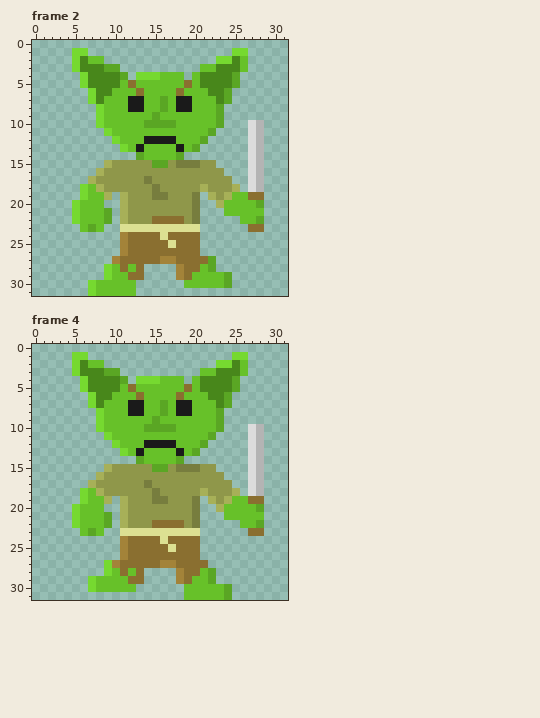
Edited in one commit: pixel-art file (Roguelike TBS/Assets/Sprites/Aseprite Files/GoblinWalk.ase). That is the earlier state.
32x32 pixels, 5 frames. Colours within 5 levels of each other are drawn and written as one. Shown: frame 2, frame 4. The commit also changed other frames, which this record leaves out.
And afterwards:
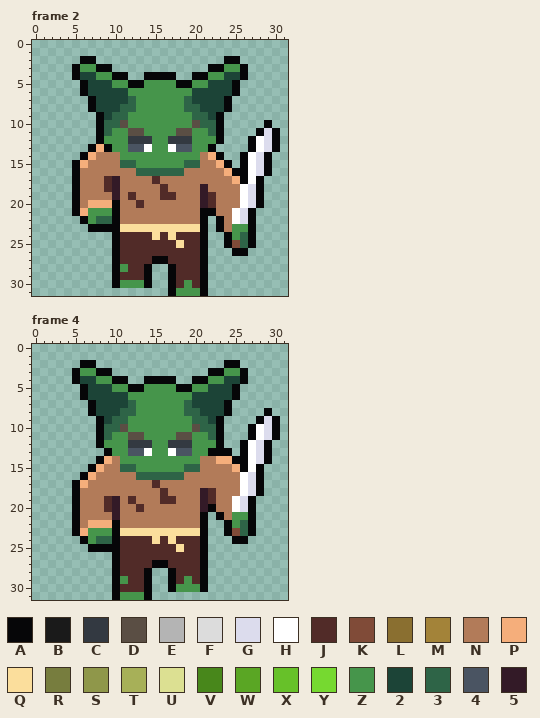
Palette (. is transparent): A #060608  B #1a1a1a  C #333941  D #5a4e44  E #b4b4b4  F #dcdcdc  G #dcdced  H #ffffff  J #512b28  K #804b38  L #8a6f30  M #a38339  N #b27b59  P #f5ae7b  Q #fbde9c  R #777d3e  S #8f974a  T #a7b058  U #dce092  V #48871b  W #5aa624  X #67c129  Y #76d930  Z #46954b  2 #1c4437  3 #2e6447  4 #4a5462  5 #331a27
Change:
--- frame 2
@@ x 0..31 @@
  0 ................................
- 1 .....YY..................YY.....
- 2 .....YVXX..............YYVX.....
- 3 .....YVVVWW..........XXVVVX.....
- 4 ......YVVVVW.YYYXXX.XVVVVW......
- 5 ......YVVVVXLXXXXXXLXVVVVW......
- 6 .......YVVXXXLXXXXLXXXVVW.......
- 7 .......YVXXXBBXXWXBBXXXVW.......
- 8 ........YXXXBBXXWXBBXXXW........
- 9 ........YXXXXXXWXXXXXXXW........
-10 ........YXXXXXWWWWXXXXXW...FE...
-11 .........YXXXXXXXXXXXXW....FE...
-12 ..........YXXXBBBBXXXW.....FE...
-13 ...........YXBXXXXBXW......FE...
-14 .............WXXXXW........FE...
-15 .........TSSSSSWWSRRRSS....FE...
-16 ........TSSSSSSSSSSSSSSS...FE...
-17 .......TSSSSSSRSSSSSSSSSS..FE...
-18 ......YXTSSSSSSRSSSSSTSSST.FE...
-19 ......YXXT.TSSSRRSSSR.TSTXXLL...
-20 .....YXXX..TSSSSSSSSR..TXXXXW...
-21 .....YXXXW.TSSSSSSSSR...XXXXX...
-22 .....YXXXW.TSSSLLLLSR.....XXW...
-23 ......XWX..UUUUUUUUUU......LL...
-24 ...........MLLLLULLLL...........
-25 ...........MLLLLLULLL...........
-26 ...........MLLLLLLLLL...........
-27 ..........MLLLLLMMLLLLW.........
-28 .........YXLXL....MLLXW.........
-29 .........YXXLL....MLXXXXW.......
-30 .......YXXXXX......XXXXXW.......
-31 .......YXXXXX...................
+ 1 ................................
+ 2 ......AA................AA......
+ 3 .....AZZAA............AAZZA.....
+ 4 .....A22ZZAA..AAAA..AAZZ22A.....
+ 5 ......A222ZZAAZZZZAAZZ222A......
+ 6 ......A22222ZZZZZZZZ22222A......
+ 7 .......A22223ZZZZZZ32222A.......
+ 8 .......A22233ZZZZZZ33222A.......
+ 9 ........A233ZZZZZZZZ332A........
+10 ........A33DZZZZZZZZD33A.....A..
+11 ........A3ZZDDZZZZDDZZ3A....AGA.
+12 ........AZZZCCCZZCCCZZZA...AHGA.
+13 .......APAZZ44HZZH44ZZA....AHGA.
+14 ......APNNNZZZZZZZZZZNPA..AHGA..
+15 .....APNNNN33ZZZZZZ33NNPA.AHGA..
+16 .....ANNNNNNN333333NNNNNPAAHGA..
+17 .....ANNNJ5NNNNJNNNNNNNNNPAHA...
+18 .....ANNNJ5NNNNNJNNNN5NNNNHGA...
+19 .....ANNNN5NJNNNJJNNN5JNNNHGA...
+20 .....ANPPPANNJNNNNNNN5JNNNHGA...
+21 .....APZZZANNNNNNNNNNAANNHGA....
+22 ......AZ33ANNNNNNNNNNA.ANHGA....
+23 .......AAAAQQQQQQQQQQA.ANZZA....
+24 ..........AJJJJQJQJJJA..AZ3A....
+25 ..........AJJJJJJJQJJA..AK3A....
+26 ..........AJJJJJJJJJJA...AA.....
+27 ..........AJJJJAAJJJJA..........
+28 ..........AZJJA..AJJJA..........
+29 ..........AJJJA..AJJJA..........
+30 ..........AZZZA..AJZJA..........
+31 .................AZZZA..........
--- frame 4
@@ x 0..31 @@
  0 ................................
- 1 .....YY..................YY.....
- 2 .....YVXX..............YYVX.....
- 3 .....YVVVWW..........XXVVVX.....
- 4 ......YVVVVW.YYYXXX.XVVVVW......
- 5 ......YVVVVXLXXXXXXLXVVVVW......
- 6 .......YVVXXXLXXXXLXXXVVW.......
- 7 .......YVXXXBBXXWXBBXXXVW.......
- 8 ........YXXXBBXXWXBBXXXW........
- 9 ........YXXXXXXWXXXXXXXW........
-10 ........YXXXXXWWWWXXXXXW...FE...
-11 .........YXXXXXXXXXXXXW....FE...
-12 ..........YXXXBBBBXXXW.....FE...
-13 ...........YXBXXXXBXW......FE...
-14 .............WXXXXW........FE...
-15 .........TSSSSSWWSRRRSS....FE...
-16 ........TSSSSSSSSSSSSSSS...FE...
-17 .......TSSSSSSRSSSSSSSSSS..FE...
-18 ......YXTSSSSSSRSSSSSTSSST.FE...
-19 ......YXXT.TSSSRRSSSR.TSTXXLL...
-20 .....YXXX..TSSSSSSSSR..TXXXXW...
-21 .....YXXXW.TSSSSSSSSR...XXXXX...
-22 .....YXXXW.TSSSLLLLSR.....XXW...
-23 ......XWX..UUUUUUUUUU......LL...
-24 ...........MLLLLULLLL...........
-25 ...........MLLLLLULLL...........
-26 ...........MLLLLLLLLL...........
-27 .........YMLLLLLMMLLLL..........
-28 .........YXLXL....MLLXW.........
-29 .......YXXXXLL....MLXXW.........
-30 .......YXXXXX......XXXXXW.......
-31 ...................XXXXXW.......
+ 1 ................................
+ 2 ......AA................AA......
+ 3 .....AZZAA............AAZZA.....
+ 4 .....A22ZZAA..AAAA..AAZZ22A.....
+ 5 ......A222ZZAAZZZZAAZZ222A......
+ 6 ......A22222ZZZZZZZZ22222A......
+ 7 .......A22223ZZZZZZ32222A.......
+ 8 .......A22233ZZZZZZ33222A....A..
+ 9 ........A233ZZZZZZZZ332A....AGA.
+10 ........A33DZZZZZZZZD33A...AHGA.
+11 ........A3ZZDDZZZZDDZZ3A...AHGA.
+12 ........AZZZCCCZZCCCZZZA..AHGA..
+13 .........AZZ44HZZH44ZZAAA.AHGA..
+14 ........APNZZZZZZZZZZNNPPAAHGA..
+15 .......APNN33ZZZZZZ33NNNNPAHA...
+16 ......APNNNNN333333NNNNNNNHGA...
+17 .....APNNNNNNNNJNNNNNNNNNNHGA...
+18 .....ANNNNNNNNNNJNNNN5JNNNHGA...
+19 .....ANNNJ5NJNNNJJNNN5JNNHGA....
+20 .....ANNNJ5NNJNNNNNNN5ANNHGA....
+21 .....ANNNN5NNNNNNNNNNA.ANZZA....
+22 .....ANPPPANNNNNNNNNNA..AZ3A....
+23 .....APZZZAQQQQQQQQQQA..AK3A....
+24 ......AZ33AJJJJQJQJJJA...AA.....
+25 .......AAAAJJJJJJJQJJA..........
+26 ..........AJJJJJJJJJJA..........
+27 ..........AJJJJAAJJJJA..........
+28 ..........AJJJA..AJJJA..........
+29 ..........AZJJA..AJZJA..........
+30 ..........AJJJA..AZZZA..........
+31 ..........AZZZA.................
Where, in picture pixels (left, top, right, bottom), the same in both pictures:
changed: (72, 48, 280, 296)
changed: (72, 352, 280, 600)
